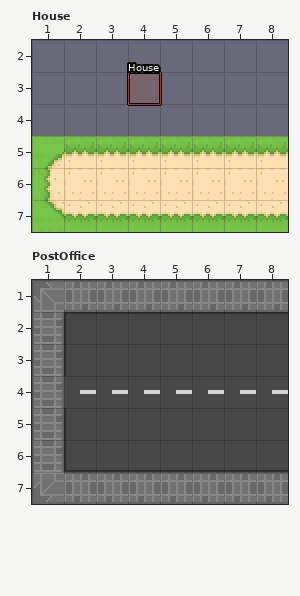
A LDtk project gets an edit: assets/maps/chunks.ldtk. This is how it looked before the edit.
Cells are 16x16 px. Shown: House x 1..8, y 2..7; PostOffice x 1..8, y 1..7.
After the commit:
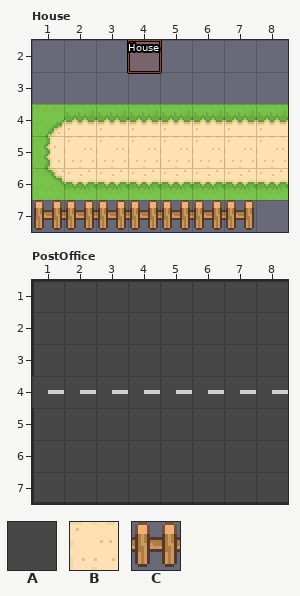
Key: from "Intgrid": A 1 "Road", B 2 "Dirt", C 3 "Fence".
_ is an empty cell.
Objects are placed by their top-left corner, in cells (3,4 is the top-left corner of cell 3,4); size is 1x1 cell unless given.
Author's note on the commit: feat: friction when off road
Changes in this commit:
Layer "Houses", House:
Object "House" rectangle at 4,3 becomes "House" rectangle at 4,2.
Layer "Intgrid", House:
Tile B now appears in row 4 at x 1 to 8.
The author changed tile B to tile C in row 7 at x 1 to 7.
Tile B is gone in row 7 at x 8.
Layer "Intgrid", PostOffice:
Tile A now appears in row 1 at x 1 to 8; in rows 2 to 6 at x 1; in row 7 at x 1 to 8.
